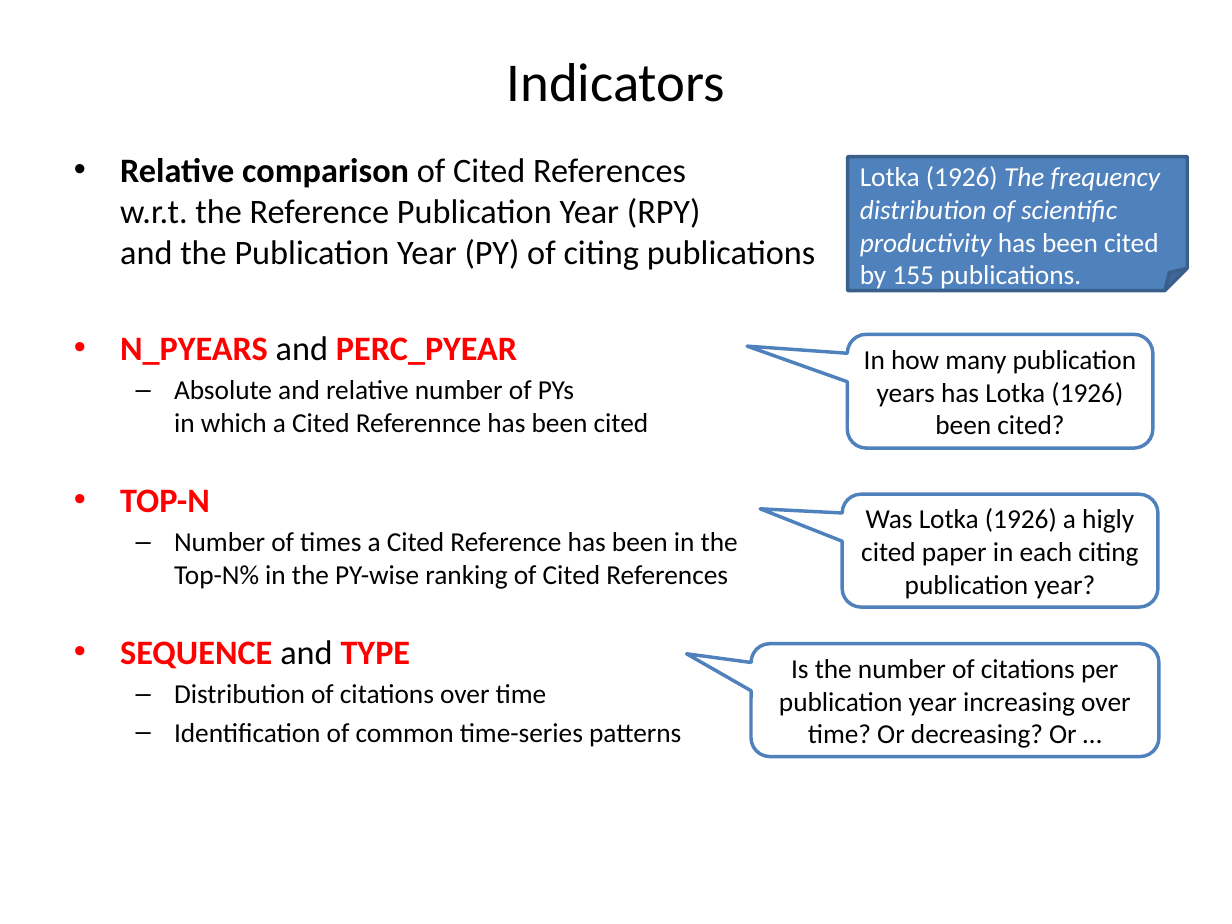
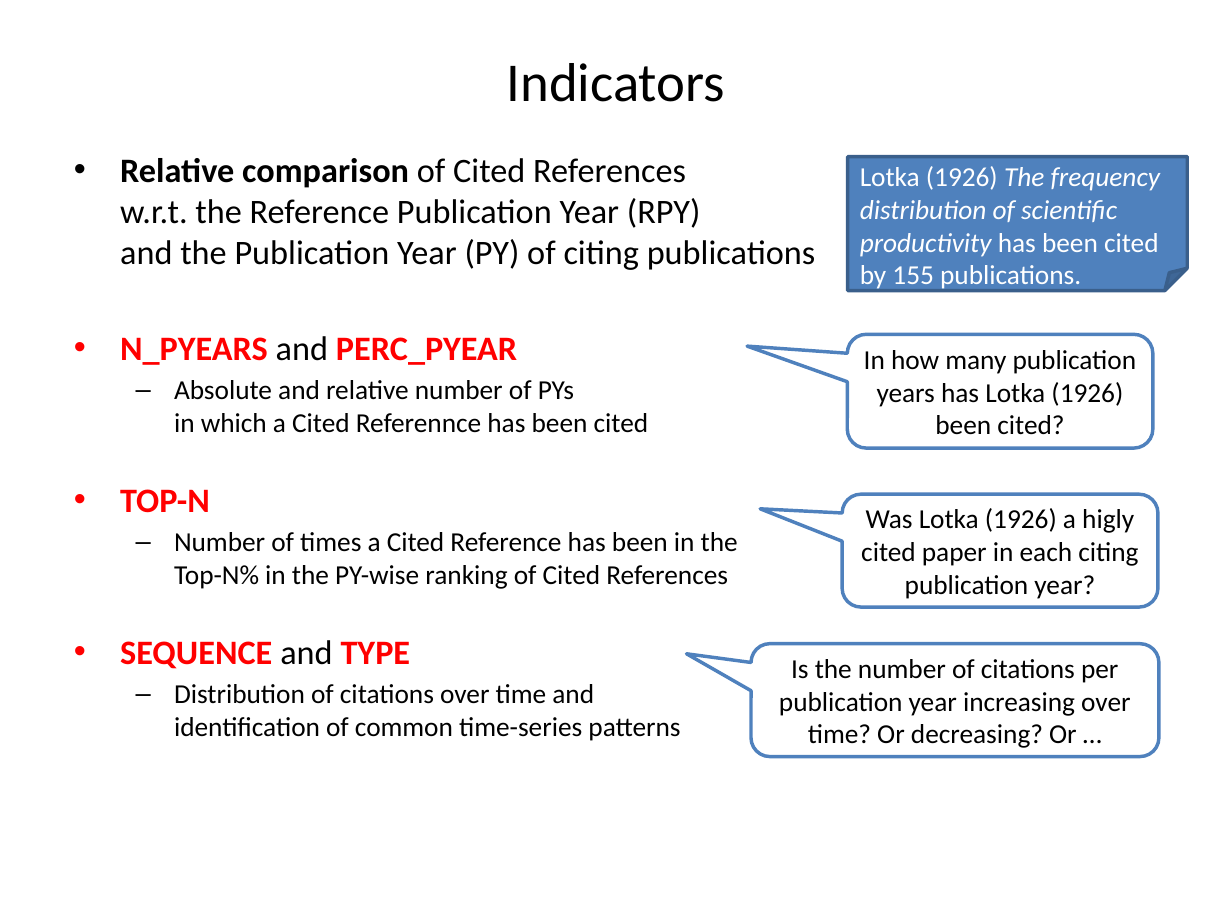
Before and after one commit to andreas-thor/cre, a slide deck: slide 9 of docs/slides/cre_overview.pptx (slide 8 before the commit). Drawn at 1232x924 pixels with LibreOffice and Linux fonts; fonts in the diff are those of the drawing. Boxes give left, top, right and bottom in pixels: in the first picture for what was removed or moved away, otherwise in the second. Text is boxed around its words. In the diff, an @@ line names an element or a change of style, - is before the commit and + after.

```diff
--- a/docs/slides/cre_overview.pptx
+++ b/docs/slides/cre_overview.pptx
@@ text at (x1=174, y1=684, x2=680, y2=741): text changed @@
-  – Distribution of citations over time
-  – Identification of common time-series patterns
+  – Distribution of citations over time and
+    identification of common time-series patterns
```
Also in this commit, not shown: 2 other slides changed, 3 slides added, 1 slide removed.
